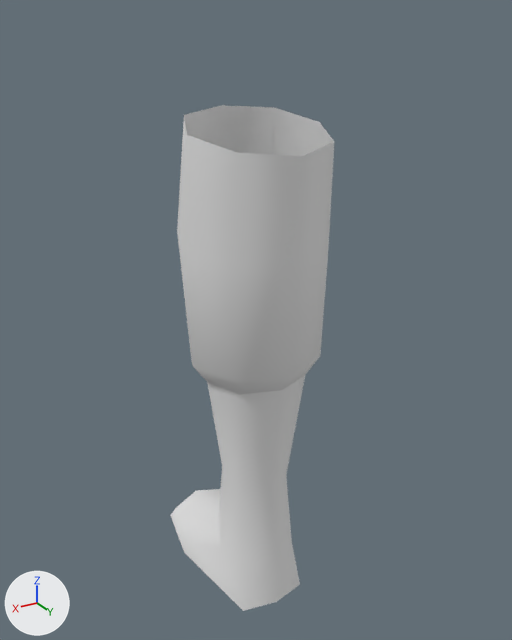
An edit to the Blender file modelsrc/playerblends/scout.blend, drawn before and after from the same camera.
Rendered twice from a 50 mm lens placed at (1.85, 5.66, 6.43), pointed at (-1.77, -0.38, 3.41). The axes (+X, +Y, +Z) are drawn at lower left. The lights are the same throughout.
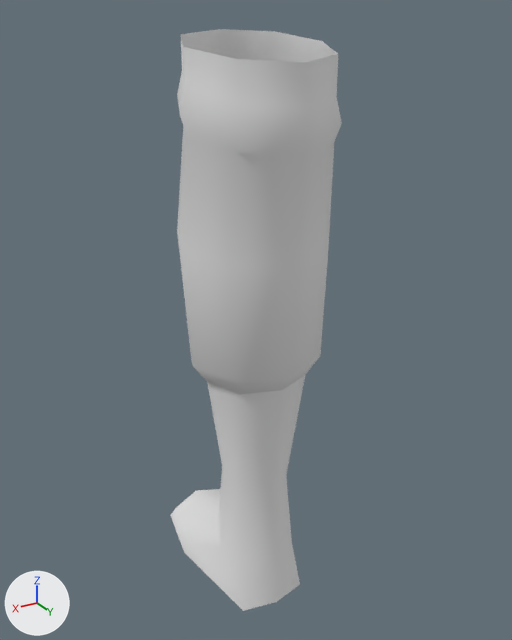
Commit message: scut knee

The edits, one by one:
me_cube is used by ob_cube; location (0.0, 0.0, 0.0).
me_cube had 61 vertices, 57 faces and spanned x -2.27..-0.76, y -1.79..0.79, z 0.24..5.64.
me_cube now has 85 vertices, 81 faces and spans x -2.27..-0.75, y -1.79..0.85, z 0.24..6.32.
Part 1, on me_cube:
24 vertices are added at x -2.25..-0.75, y -0.62..0.85, z 5.52..6.32.
24 new faces join them.

Where the change shows, as pixel boxes (x1, y1, x2, y2) in the pictures (512 x 640 px):
'Cube', reshaped (15% taller)
    before: (170, 105, 334, 611)
    after: (170, 29, 342, 611)
part 1 of me_cube, added
    after: (177, 29, 342, 156)
